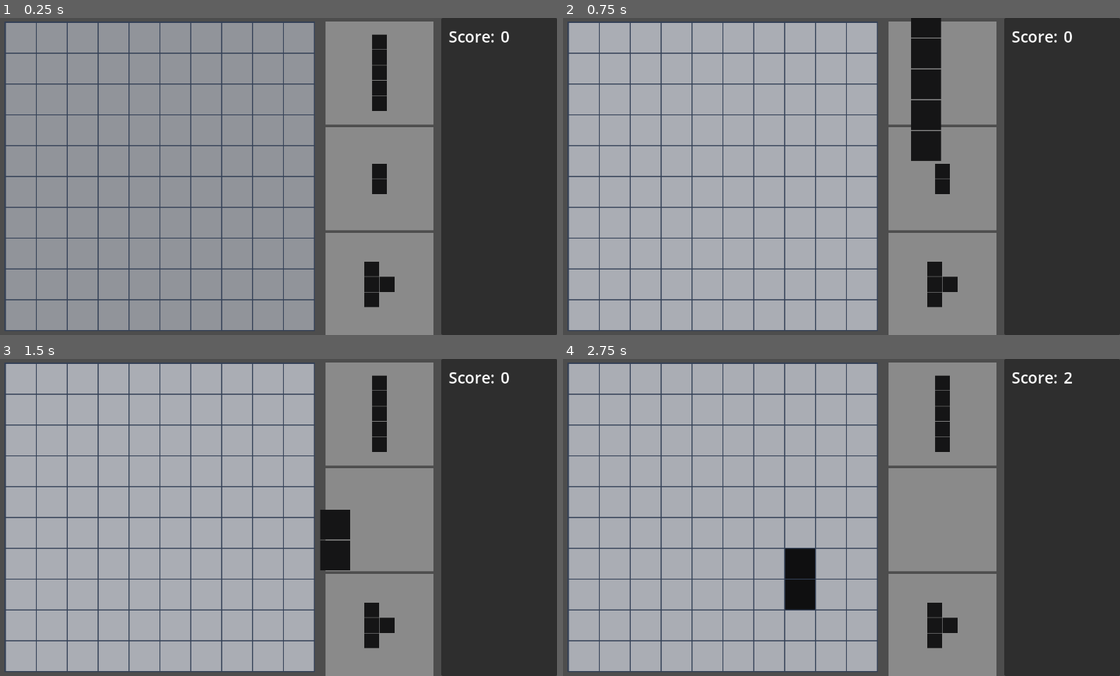
Above: before the commit, frames 1-4 (two rows, left to right).
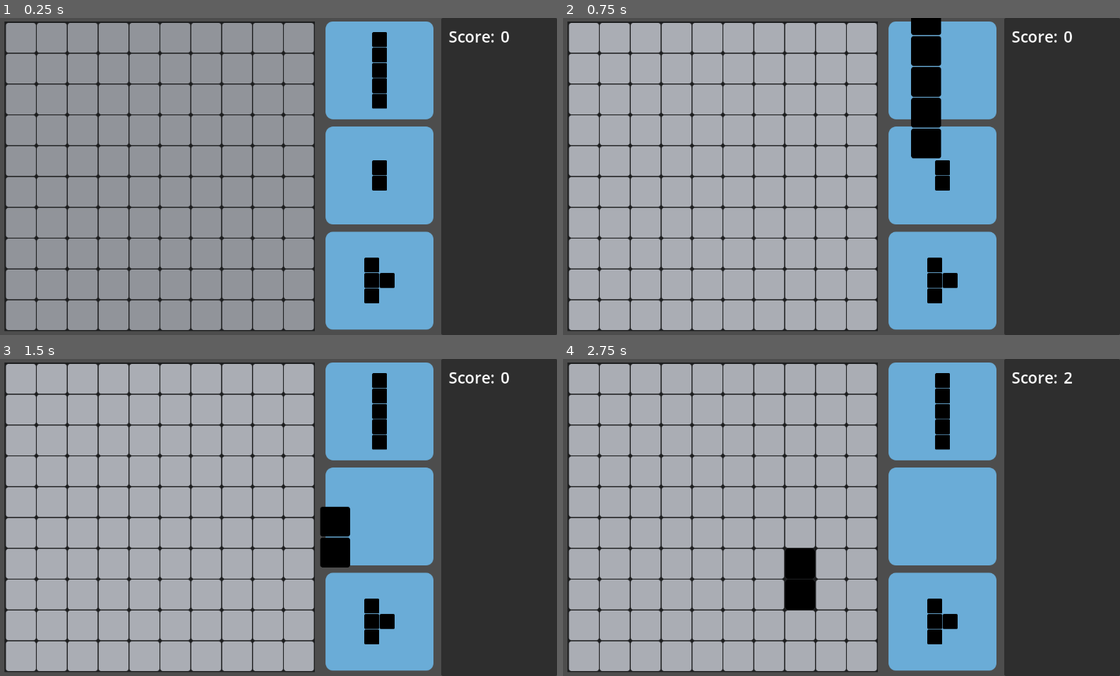
Above: after the commit, the same moments.

Repository: abhinav1229/Block-Champ
Game: Godot game, scene res://Scenes/main.tscn
Two runs of this game, one before a commit and one after it. Both use one fixed random seed, a clock stepped at 60 frames per second and the inputs below.
Inputs (mouse positions are in pixels of both pictures, inside the frame that each line leads up to):
- Up to frame 1 (0.25 s): no input
- Up to frame 2 (0.75 s): tap Enter at 0.5 s; drag from (941, 71) to (891, 106) at 0.52 s
- Up to frame 3 (1.5 s): drag from (378, 520) to (245, 580) at 1.27 s
- Up to frame 4 (2.75 s): move the mouse to (941, 625) at 2.02 s; click (941, 625) at 2.17 s

The runs differ from the first frame. In frame 1, 22% of the frame differs, in the area x 0-78%, y 1-100%; in frame 2, 20%; in frame 3, 21%; in frame 4, 22%.

Commit message:
UI Updated

Diff:
--- a/Scenes/default_grid.tscn
+++ b/Scenes/default_grid.tscn
@@ -1,7 +1,10 @@
 [gd_scene load_steps=2 format=3 uid="uid://byq5t7s83xelf"]
 
-[ext_resource type="Texture2D" uid="uid://cnfoqgxqefpxu" path="res://61x61-f1f1f2ff.png" id="1_odghy"]
+[ext_resource type="Texture2D" uid="uid://d1xvd8ne0f12s" path="res://61x61-f1f1f2ffr5.png" id="1_1kvv7"]
 
 [node name="TextureRect" type="TextureRect"]
-modulate = Color(0.0862745, 0.0862745, 0.0901961, 1)
-texture = ExtResource("1_odghy")
+modulate = Color(0, 0, 0, 1)
+offset_right = 61.0
+offset_bottom = 61.0
+tooltip_text = "<null>"
+texture = ExtResource("1_1kvv7")
--- a/Scenes/game_grid.tscn
+++ b/Scenes/game_grid.tscn
@@ -1,7 +1,7 @@
 [gd_scene load_steps=2 format=3 uid="uid://cvpyr1ou5roib"]
 
-[ext_resource type="Texture2D" uid="uid://cnfoqgxqefpxu" path="res://61x61-f1f1f2ff.png" id="1_indai"]
+[ext_resource type="Texture2D" uid="uid://d1xvd8ne0f12s" path="res://61x61-f1f1f2ffr5.png" id="1_mu0p8"]
 
 [node name="TextureRect" type="TextureRect"]
 modulate = Color(0.635294, 0.635294, 0.635294, 1)
-texture = ExtResource("1_indai")
+texture = ExtResource("1_mu0p8")
--- a/Scenes/game_over.tscn
+++ b/Scenes/game_over.tscn
@@ -3,13 +3,14 @@
 [ext_resource type="Script" path="res://Scripts/game_over.gd" id="1_5jvst"]
 
 [sub_resource type="StyleBoxFlat" id="StyleBoxFlat_f031b"]
-bg_color = Color(0.262745, 0.337255, 0.321569, 1)
+bg_color = Color(0.760784, 0.443137, 0.219608, 1)
 corner_radius_top_left = 5
 corner_radius_top_right = 5
 corner_radius_bottom_right = 5
 corner_radius_bottom_left = 5
 
 [node name="GameOver" type="Panel" groups=["gameover"]]
+z_index = 1
 anchors_preset = 15
 anchor_right = 1.0
 anchor_bottom = 1.0
@@ -34,13 +35,14 @@
 
 [node name="MarginContainer" type="MarginContainer" parent="PanelContainer"]
 layout_mode = 2
-theme_override_constants/margin_left = 15
+theme_override_constants/margin_left = 50
 theme_override_constants/margin_top = 15
-theme_override_constants/margin_right = 15
+theme_override_constants/margin_right = 50
 theme_override_constants/margin_bottom = 15
 
 [node name="VBoxContainer" type="VBoxContainer" parent="PanelContainer/MarginContainer"]
 layout_mode = 2
+theme_override_constants/separation = 20
 
 [node name="Label" type="Label" parent="PanelContainer/MarginContainer/VBoxContainer"]
 layout_mode = 2
--- a/Scenes/main.tscn
+++ b/Scenes/main.tscn
@@ -4,7 +4,7 @@
 [ext_resource type="PackedScene" uid="uid://4384kn8blpbc" path="res://Scenes/game_over.tscn" id="3_e0lrj"]
 
 [sub_resource type="StyleBoxFlat" id="StyleBoxFlat_3uelv"]
-bg_color = Color(0.211765, 0.258824, 0.337255, 1)
+bg_color = Color(0.121569, 0.121569, 0.121569, 1)
 
 [sub_resource type="StyleBoxFlat" id="StyleBoxFlat_umgtr"]
 bg_color = Color(0.686275, 0.686275, 0.686275, 0)
@@ -23,13 +23,25 @@
 "
 
 [sub_resource type="StyleBoxFlat" id="StyleBoxFlat_lhinp"]
-bg_color = Color(0.541176, 0.541176, 0.541176, 1)
+bg_color = Color(0.415686, 0.67451, 0.843137, 1)
+corner_radius_top_left = 15
+corner_radius_top_right = 15
+corner_radius_bottom_right = 15
+corner_radius_bottom_left = 15
 
 [sub_resource type="StyleBoxFlat" id="StyleBoxFlat_str4u"]
-bg_color = Color(0.541176, 0.541176, 0.541176, 1)
+bg_color = Color(0.415686, 0.67451, 0.843137, 1)
+corner_radius_top_left = 15
+corner_radius_top_right = 15
+corner_radius_bottom_right = 15
+corner_radius_bottom_left = 15
 
 [sub_resource type="StyleBoxFlat" id="StyleBoxFlat_em7jn"]
-bg_color = Color(0.541176, 0.541176, 0.541176, 1)
+bg_color = Color(0.415686, 0.67451, 0.843137, 1)
+corner_radius_top_left = 15
+corner_radius_top_right = 15
+corner_radius_bottom_right = 15
+corner_radius_bottom_left = 15
 
 [node name="Main" type="Control"]
 layout_mode = 3
@@ -88,21 +100,21 @@
 offset_bottom = 643.0
 grow_horizontal = 2
 grow_vertical = 2
-theme_override_constants/separation = 5
+theme_override_constants/separation = 15
 script = SubResource("GDScript_ln72n")
 
 [node name="ShapeContainer1" type="Panel" parent="QuestionGridContainer/VBoxContainer" groups=["shapecontainer"]]
-custom_minimum_size = Vector2(0, 211)
+custom_minimum_size = Vector2(0, 200)
 layout_mode = 2
 theme_override_styles/panel = SubResource("StyleBoxFlat_lhinp")
 
 [node name="ShapeContainer2" type="Panel" parent="QuestionGridContainer/VBoxContainer" groups=["shapecontainer"]]
-custom_minimum_size = Vector2(0, 211)
+custom_minimum_size = Vector2(0, 200)
 layout_mode = 2
 theme_override_styles/panel = SubResource("StyleBoxFlat_str4u")
 
 [node name="ShapeContainer3" type="Panel" parent="QuestionGridContainer/VBoxContainer" groups=["shapecontainer"]]
-custom_minimum_size = Vector2(0, 211)
+custom_minimum_size = Vector2(0, 200)
 layout_mode = 2
 theme_override_styles/panel = SubResource("StyleBoxFlat_em7jn")
 
Binary file changed: 61x61-f1f1f2ff.png
Binary file added: 61x61-f1f1f2ffr5.png
Not shown, added: 61x61-f1f1f2ffr5.png.import
